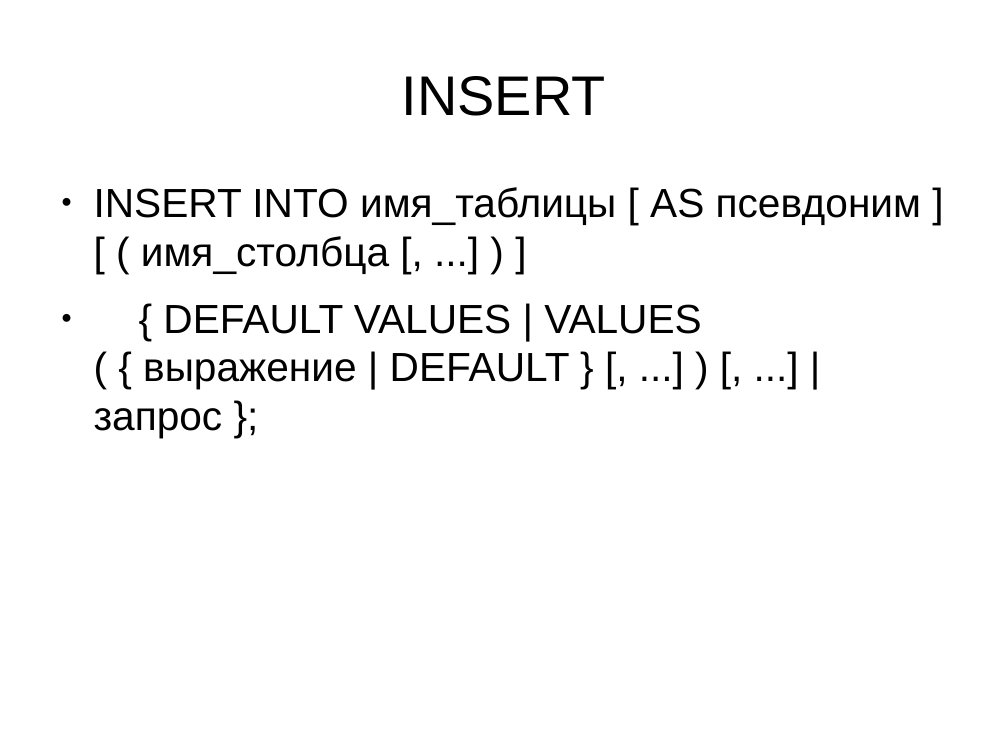
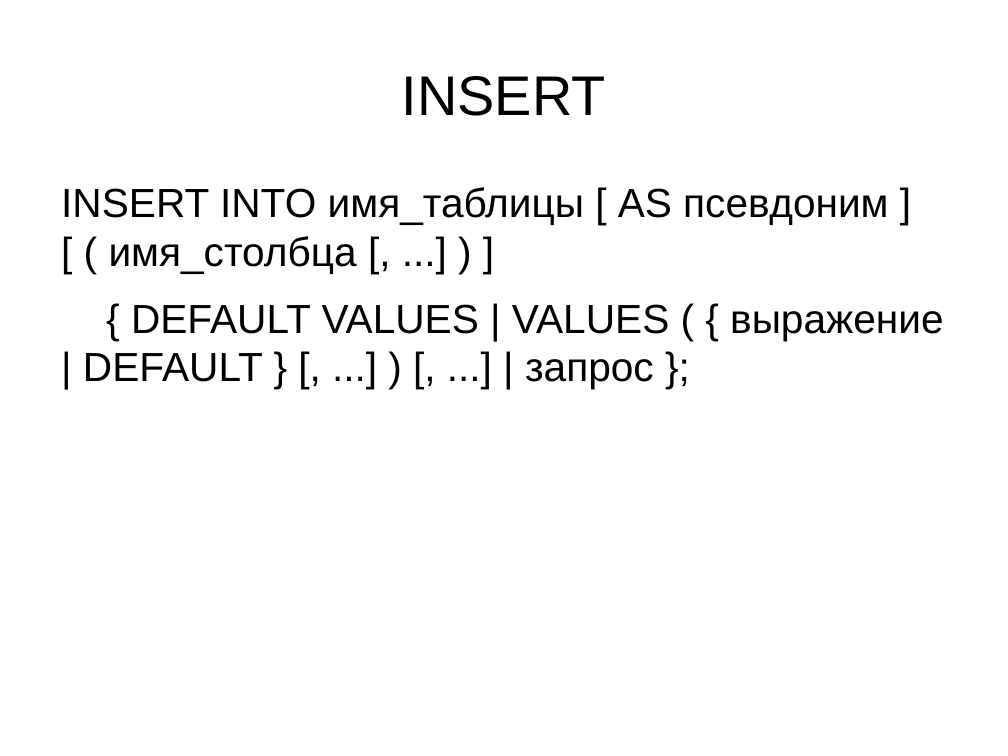
Before and after one commit to Rust1k/dbCourse, a slide deck: slide 22 of presentations/lesson3P.pptx. Drawn at 1008x756 pixels with LibreOffice and Linux fonts; fonts in the diff are those of the drawing. Boxes give left, top, right and bottom in pixels: in the first picture for what was removed or moved away, otherwise in the second. Text is boxed around its words. In the diff, an @@ line names an element or a change of style, - is before the commit and + after.

```diff
--- a/presentations/lesson3P.pptx
+++ b/presentations/lesson3P.pptx
@@ text "INSERT INTO имя_таблицы [ AS ..." at (x1=61, y1=187, x2=943, y2=389): bullet ● to none @@
```
Also in this commit, not shown: 17 other slides changed, 2 other files.
